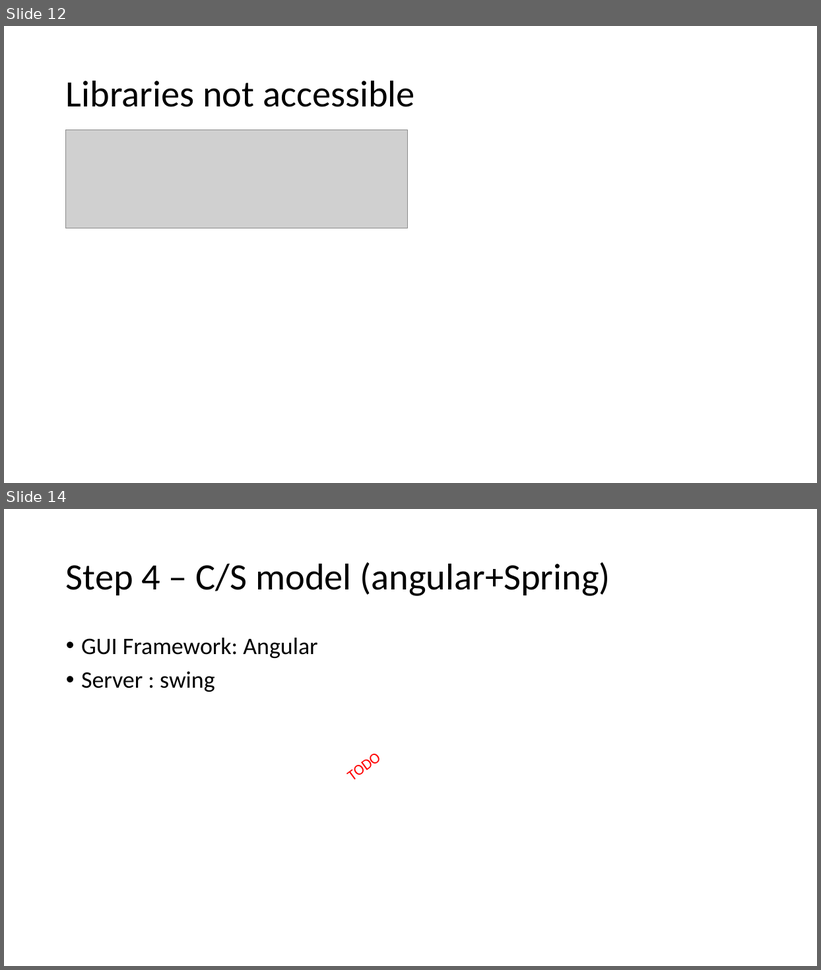
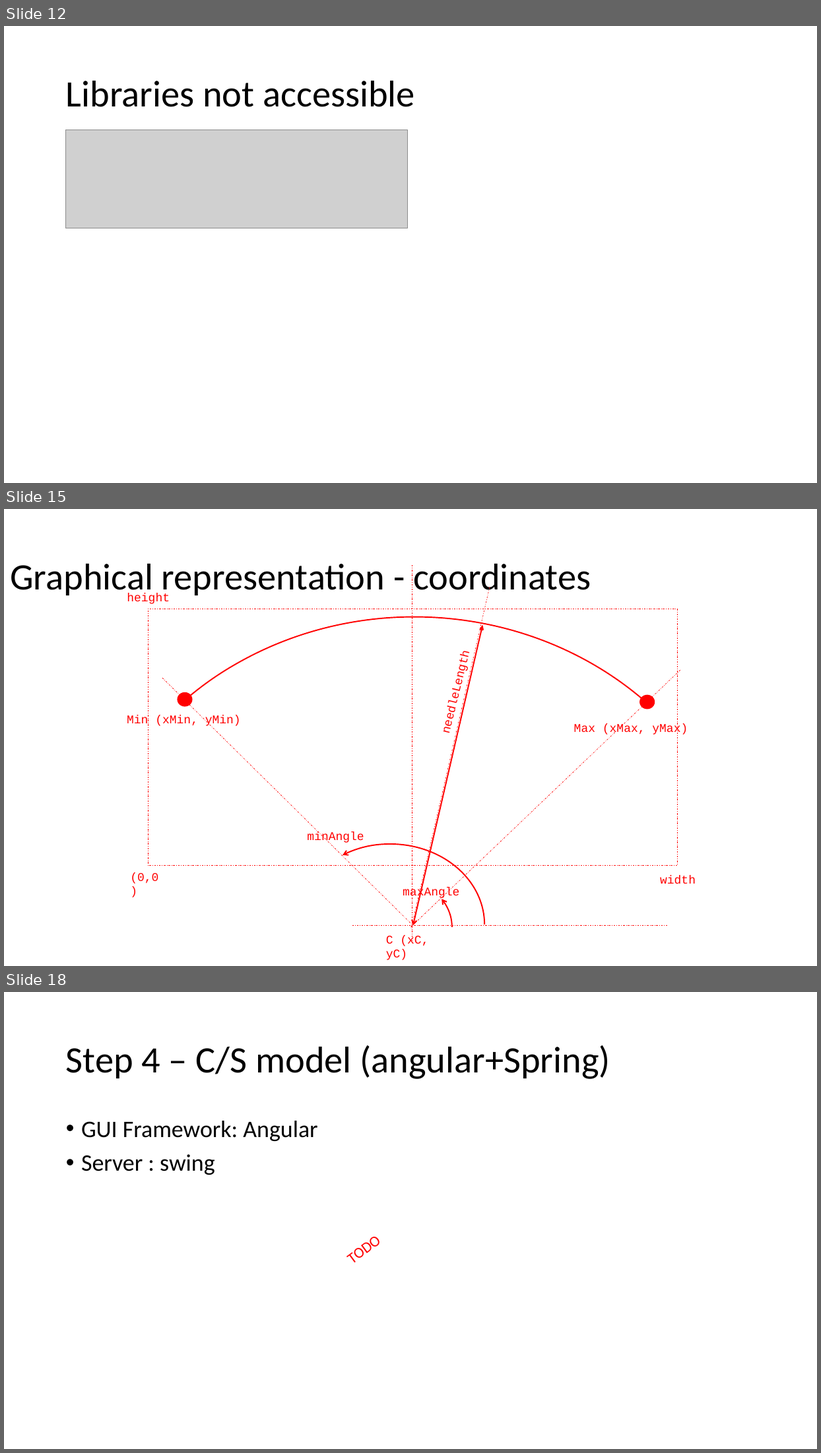
Before and after one commit to devidin/yavumeter, a slide deck: doc/Steps overview.pptx. Shown one above the other, each under a label of ours: slides 12 and 14 before the commit, slides 12, 15 and 18 after it; the slides between them are not shown. The pictures are 821x970 and 821x1453 pixels, drawn with LibreOffice and Linux fonts; fonts in the diff are those of the drawing; grey boxes stand for pictures. Boxes give left, top, right and bottom in pixels: in the first picture for what was removed or moved away, otherwise in the second. Text is boxed around its words. In the diff, an @@ line names an element or a change of style, - is before the commit and + after.

```diff
--- a/doc/Steps overview.pptx
+++ b/doc/Steps overview.pptx
@@ slide 15 added at bbox=[4, 509, 817, 966], background #FFFFFF @@
@@ title added at bbox=[10, 563, 591, 598], 44 pt, text #000000 @@
+Graphical representation - coordinates
@@ line added from (412, 565) to (412, 941), #FF0000 0.5 pt dashed @@
@@ line added from (490, 587) to (411, 931), #FF0000 0.5 pt dashed @@
@@ text added at bbox=[127, 593, 170, 604], 14 pt, text #FF0000 @@
+height
@@ arc (boxed as its full ellipse) added at bbox=[78, 617, 751, 966], outline #FF0000 1.5 pt @@
@@ rectangle added at bbox=[148, 609, 677, 866], outline #FF0000 0.5 pt dashed @@
@@ double arrow added from (483, 625) to (413, 925), #FF0000 1.5 pt @@
@@ text added at bbox=[433, 641, 477, 741], 14 pt, text #FF0000 @@
+needleLength
@@ line added from (162, 678) to (412, 925), #FF0000 0.5 pt dashed @@
@@ line added from (680, 670) to (411, 927), #FF0000 0.5 pt dashed @@
@@ ellipse added at bbox=[178, 692, 193, 706], fill #FF0000, outline #FF0000 1 pt @@
@@ ellipse added at bbox=[640, 696, 655, 709], fill #FF0000, outline #FF0000 1 pt @@
@@ text added at bbox=[127, 715, 241, 726], 14 pt, text #FF0000 @@
+Min (xMin, yMin)
@@ text added at bbox=[574, 723, 688, 735], 14 pt, text #FF0000 @@
+Max (xMax, yMax)
@@ arc (boxed as its full ellipse) added at bbox=[296, 844, 484, 966], outline #FF0000 1.5 pt @@
@@ text added at bbox=[307, 832, 364, 843], 14 pt, text #FF0000 @@
+minAngle
@@ text added at bbox=[130, 873, 158, 884], 14 pt, text #FF0000 @@
+(0,0)
@@ arc (boxed as its full ellipse) added at bbox=[354, 882, 451, 966], outline #FF0000 1.5 pt @@
@@ text added at bbox=[660, 875, 696, 885], 14 pt, text #FF0000 @@
+width
@@ text added at bbox=[403, 888, 459, 900], 14 pt, text #FF0000 @@
+maxAngle
@@ line added from (668, 926) to (353, 926), #FF0000 0.5 pt dashed @@
@@ text added at bbox=[386, 935, 428, 960], 14 pt, text #FF0000 @@
+C (xC, yC)
@@ what was slide 14 is now slide 18 @@
```
Also in this commit, not shown: 1 slide changed, 3 other slides added.
